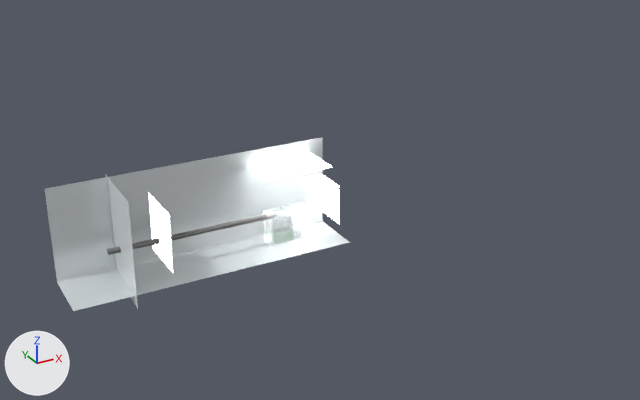
The Blender file inflow_outflow_study_7.blend as it was, and as the next commit left it.
The view is the same before and after, from a camera (50 mm lens) standing at (-264.0, -547.0, 283.0) and looking at (33.0, -5.0, 13.0). Lighting does not change. The marker at lower left points along +X, +Y and +Z.
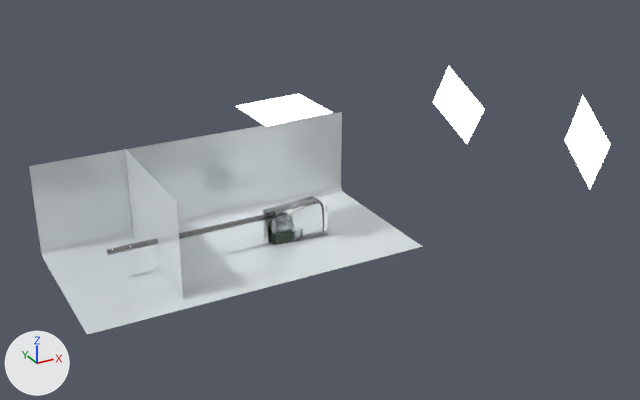
Where the change shows, as pixel boxes [x1, y1, x2, y2] in the pictures (640 x 400 px; the box of a moved part takes in the faces that stretch with it):
'Plane', reshaped, moved (30% wider, 28% taller): before [45, 137, 349, 311]; after [29, 112, 423, 335]
'Plane.003', reshaped, moved (76% wider, 13% taller): before [105, 174, 138, 308]; after [124, 148, 183, 299]
'Plane.001', moved, turned, rescaled, surface changed: before [149, 193, 173, 272]; after [564, 96, 611, 189]
'Plane.004', moved: before [248, 153, 332, 183]; after [235, 94, 333, 127]
'Plane.002', moved, turned, rescaled: before [322, 175, 340, 225]; after [433, 66, 485, 144]
'domain', recoloured, reshaped (not visible afterwards): before [263, 202, 308, 246]
part 2 of me_plane_001, moved or reshaped: before [65, 237, 326, 311]; after [53, 236, 357, 335]
part 3 of me_plane_001, moved or reshaped: before [58, 236, 268, 296]; after [43, 207, 304, 275]
part 4 of me_plane_001, moved or reshaped: before [308, 231, 349, 248]; after [306, 205, 423, 264]
part 5 of me_plane_001, moved or reshaped: before [299, 137, 335, 235]; after [280, 112, 361, 236]
part 6 of me_cube_013, moved or reshaped (not visible afterwards): before [264, 202, 308, 246]

The change, as a list of edits to the scene's bpy script:
```text
Change mat_material_008:
    remove # nodes: AddShader x2, BsdfGlass x2, BsdfTransparent, Emission, MixShader, OutputMaterial
    remove # colours: white #c9d6e7, white #e7e7e7
    nodes: BsdfGlass, BsdfTransparent, MixShader, OutputMaterial
Change me_plane_000:
    where me_plane_000.from_pydata(...)  # 4 vertices, 1 face; spans x -55.0..40.6, y -0.2..0.2, z -35.4..35.4
    used by ob_plane_003; location = (-121.3, -2.4, 15.5); rotation_euler = (0.0, 0.0, 1.553), in degrees (0, 0, 89); scale = (0.568, 1.0, 1.11)
    me_plane_000 part 1
    me_plane_000.vertices[0].co: (-55.0, -0.2, 35.4) -> (-80.1, -0.5, 35.4)  # pixel (128, 202) -> pixel (176, 201)
    me_plane_000.vertices[1].co: (-55.0, 0.2, -35.4) -> (-80.1, 0.0, -35.4)  # pixel (138, 309) -> pixel (183, 308)
    me_plane_000.vertices[2].co: (40.6, -0.2, 35.4) -> (118.1, 0.6, 35.4)  # pixel (105, 174) -> pixel (124, 147)
    me_plane_000.vertices[3].co: (40.6, 0.2, -35.4) -> (118.1, 1.0, -35.4)
Change me_plane_001:
    where me_plane_001.from_pydata(...)  # 28 vertices, 19 faces; spans x -87.2..22.9, y -28.2..15.5, z -7.0..72.4
    used by ob_plane; location = (3.2, 0.2, -16.4); scale = (1.91, 1.0, 0.98)
    me_plane_001 part 2: all 3 vertices in x -87.2..10.4, y -28.2, z 0.0 are moved by (0.0, -79.1, 0.0)
    me_plane_001 part 3: all 8 vertices in x 8.4..10.4, y -1.0..3.5, z -7.0..0.0 are moved by (0.0, -48.1, 0.0)
    me_plane_001 part 4: the 1 vertex in x 22.9, y -28.2, z 0.0 is moved by (23.1, -79.1, 0.0)
    me_plane_001 part 5: all 5 vertices in x 22.9, y -1.0..15.5, z 0.0..72.4 are moved by (23.1, 0.0, 0.0)
Change me_cube_013:
    where me_cube_013.from_pydata(...)  # 8 vertices, 6 faces; spans x -4.7..4.66, y -3.53..3.63, z -4.65..4.45
    used by ob_domain; location = (7.0, 0.5, -5.8); scale = (3.5, 1.41, 3.32)
    me_cube_013 part 6
    me_cube_013.vertices[2].co: (4.66, 3.23, -4.64) -> (8.43, 7.86, -4.64)
    me_cube_013.vertices[3].co: (4.66, -3.36, -4.59) -> (8.43, -8.15, -4.59)
    me_cube_013.vertices[6].co: (4.66, 3.63, 4.44) -> (8.43, 8.83, 4.44)  # pixel (301, 202) -> not seen
    me_cube_013.vertices[7].co: (4.66, -3.53, 4.44) -> (8.43, -8.57, 4.44)  # pixel (307, 206) -> not seen
Change ob_plane_003:
    ob_plane_003.location: (-121.3, -2.4, 15.5) -> (-94.2, -2.4, 15.5)
Change ob_plane_004:
    ob_plane_004.location: (9.9, 7.6, 42.9) -> (9.9, 7.6, 84.7)
Change ob_plane_002:
    ob_plane_002.location: (48.2, 7.6, 6.6) -> (212.5, 63.8, 40.9)
    ob_plane_002.rotation_euler: (0.0, 1.595, 3.142) -> (1.327, 3.72, 4.905)  # degrees (0, 91, 180) -> degrees (76, 213, 281)
    ob_plane_002.scale: (1.09, 1.09, 1.09) -> (1.77, 1.77, -0.355)
Change ob_plane_001:
    remove ob_plane_001.visible_diffuse = False
    ob_plane_001.location: (-93.2, -5.5, 15.2) -> (237.5, -69.6, 43.7)
    ob_plane_001.rotation_euler: (0.0, 1.583, 0.0) -> (1.51, 3.63, 4.456)  # degrees (0, 91, 0) -> degrees (87, 208, 255)
    ob_plane_001.scale: (1.46, 1.4, 1.05) -> (1.77, 1.77, -0.355)
Change ob_plane:
    ob_plane.location: (3.2, 0.2, -16.4) -> (3.2, 46.9, -16.4)
```
